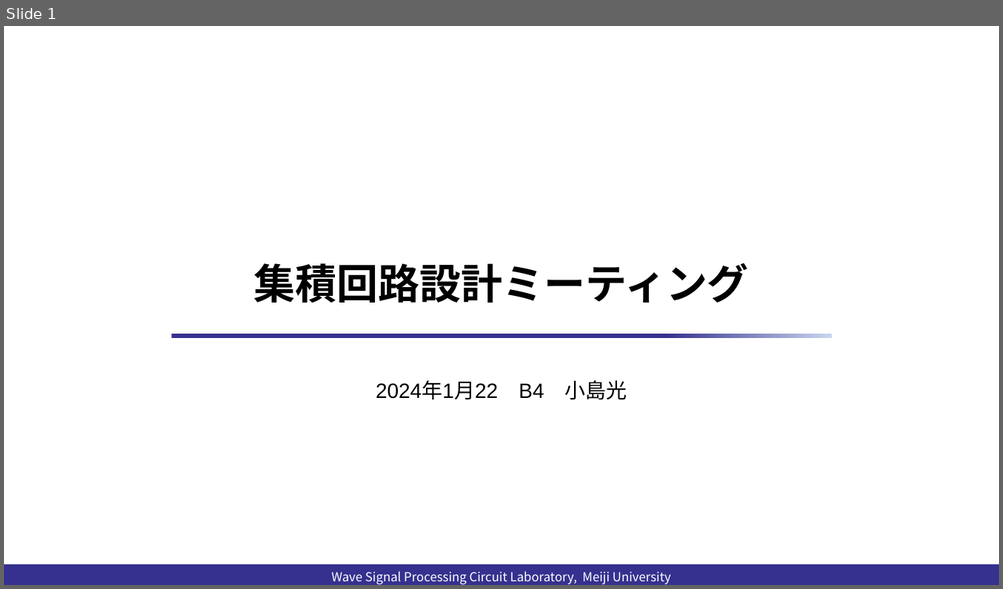
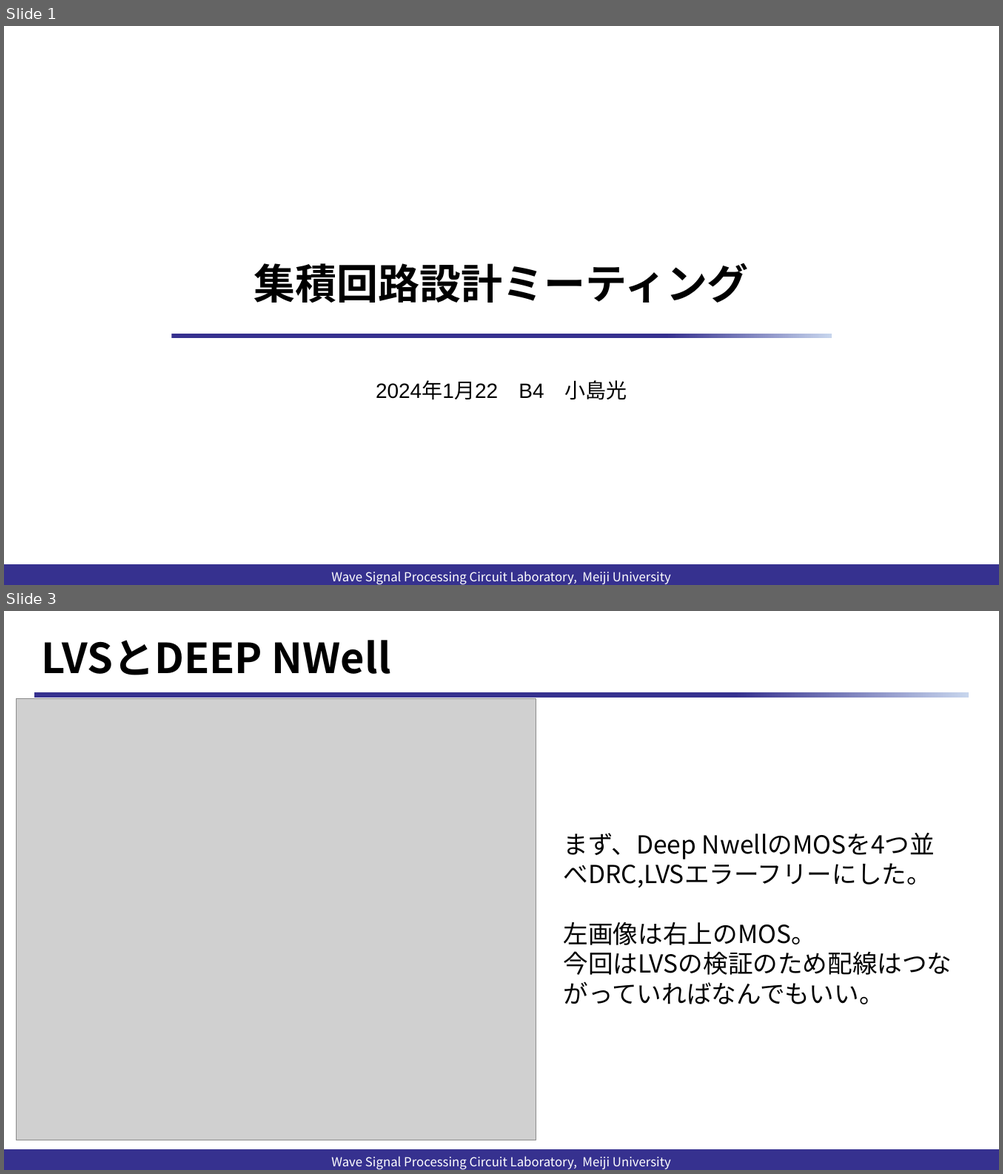
Before and after one commit to kjm-desktop10400/reserch, a slide deck: folded_gilbert/試作/20240122/集積回路設計ミーティング.pptx. Shown one above the other, each under a label of ours: slide 1 before the commit, slides 1 and 3 after it; the slides between them are not shown. The pictures are 1003x589 and 1003x1174 pixels, drawn with LibreOffice and Linux fonts; fonts in the diff are those of the drawing; grey boxes stand for pictures; background and template pictures are left out. Boxes give left, top, right and bottom in pixels: in the first picture for what was removed or moved away, otherwise in the second. Text is boxed around its words. In the diff, an @@ line names an element or a change of style, - is before the commit and + after.

```diff
--- a/folded_gilbert/試作/20240122/集積回路設計ミーティング.pptx
+++ b/folded_gilbert/試作/20240122/集積回路設計ミーティング.pptx
@@ slide 3 added at [4,611,999,1170], background #FFFFFF; not listed: 1 template element that a slide beside it also shows @@
@@ title added at [42,640,391,675], 40 pt, text #000000, bold @@
+LVSとDEEP NWell
@@ picture added at [16,699,536,1141] @@
@@ rectangle added at [34,692,969,698], fill gradient #36318F to #C7D5ED @@
@@ text added at [563,833,952,1005], 24 pt, text #000000 @@
+まず、Deep NwellのMOSを4つ並べDRC,LVSエラーフリーにした。
+左画像は右上のMOS。
+今回はLVSの検証のため配線はつながっていればなんでもいい。
@@ text added at [331,1156,671,1170], 12 pt, text #FFFFFF @@
+Wave Signal Processing Circuit Laboratory, Meiji University
```
Also in this commit, not shown: 1 slide changed, 3 other slides added, 33 other files.
